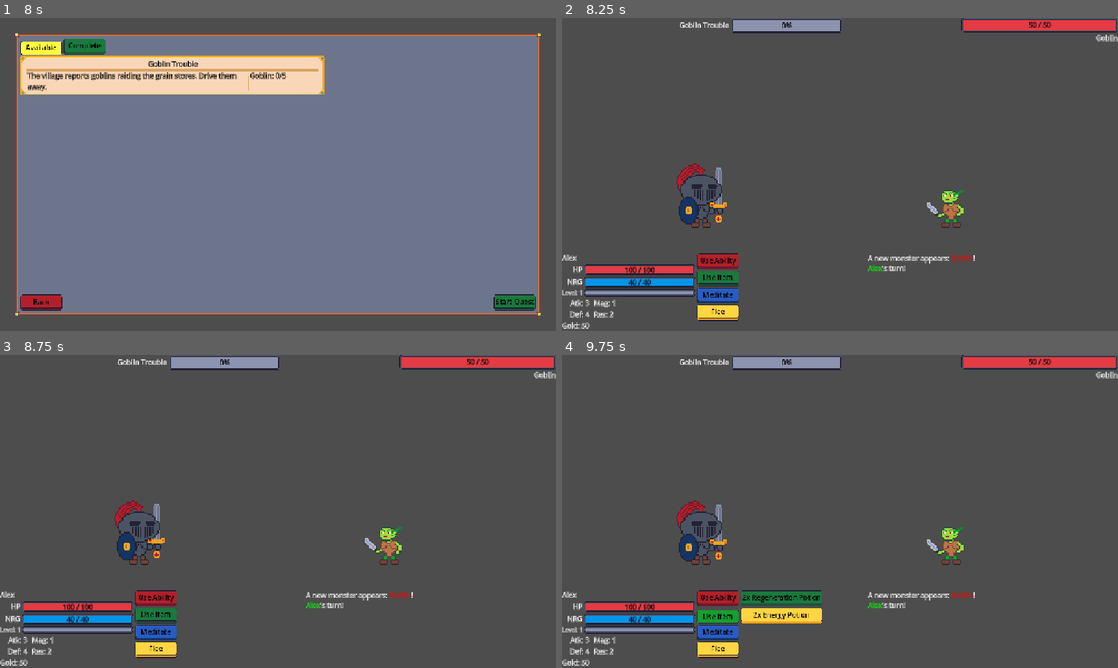
Above: before the commit, frames 1-4 (two rows, left to right).
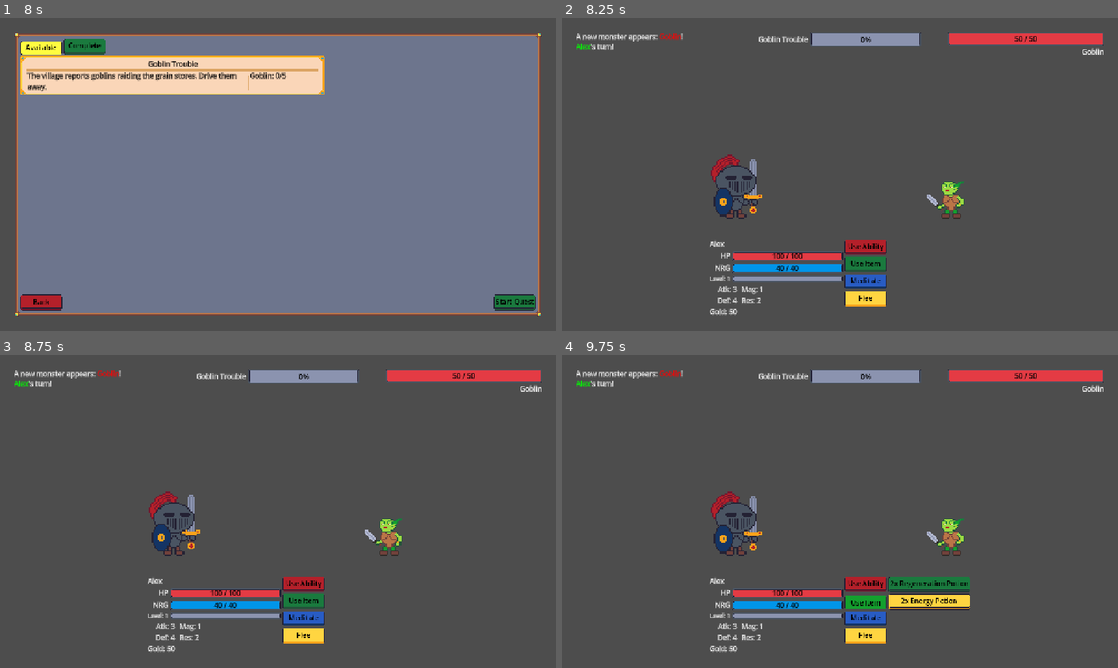
Above: after the commit, the same moments.

Repository: navtges3/PixelValley
Game: Godot game, scene res://scenes/ui/screens/main_menu_screen.tscn
The game is run twice, just before and just after one commit, with the same random seed, the same clock (stepped at 60 frames per second) and the same inputs.
Inputs (mouse positions are in pixels of both pictures, inside the frame that each line leads up to):
- Up to frame 1 (8 s): click "New Game" at 0.5 s; click (305, 215) at 1.27 s; type "Alex" at 1.35 s; click (216, 146) at 2.02 s; click "Create Hero" at 2.75 s; click "Empty Slot" at 3.5 s; click "Quests" at 4.25 s; click "Available" at 5 s; click "Complete" at 5.75 s; click "Available" at 6.5 s; click (172, 74) at 7.25 s
- Up to frame 2 (8.25 s): click "Start Quest" at 8 s
- Up to frame 3 (8.75 s): no input
- Up to frame 4 (9.75 s): click "Use Ability" at 8.75 s; click "Use Item" at 9.5 s

Frame 1 is identical in both runs. In frame 2, 13% of the frame differs, in the area x 0-100%, y 0-100%; in frame 3, 13%; in frame 4, 15%.

Commit message:
Refactor battle screen layout and update node paths for improved UI structure

Diff:
--- a/scenes/ui/screens/battle_screen.tscn
+++ b/scenes/ui/screens/battle_screen.tscn
@@ -22,33 +22,48 @@
 script = ExtResource("1_ihhiw")
 
 [node name="HeroSlot" type="Marker2D" parent="." unique_id=1425626208]
-position = Vector2(320, 500)
+position = Vector2(400, 480)
 
 [node name="MonsterSlot" type="Marker2D" parent="." unique_id=1177753450]
-position = Vector2(896, 500)
+position = Vector2(896, 480)
 
-[node name="TopBar" type="HBoxContainer" parent="." unique_id=450098864]
+[node name="MarginContainer" type="MarginContainer" parent="." unique_id=552745420]
 layout_mode = 1
-anchors_preset = -1
+anchors_preset = 15
 anchor_right = 1.0
+anchor_bottom = 1.0
+grow_horizontal = 2
+grow_vertical = 2
+theme_override_constants/margin_left = 32
+theme_override_constants/margin_top = 32
+theme_override_constants/margin_right = 32
+theme_override_constants/margin_bottom = 32
+
+[node name="BattleLog" type="RichTextLabel" parent="MarginContainer" unique_id=1459385711]
+custom_minimum_size = Vector2(300, 300)
+layout_mode = 2
+size_flags_horizontal = 0
 size_flags_vertical = 0
+scroll_following = true
 
-[node name="QuestProgressBar" parent="TopBar" unique_id=786005872 instance=ExtResource("3_ihhiw")]
+[node name="QuestProgressBar" parent="MarginContainer" unique_id=786005872 instance=ExtResource("3_ihhiw")]
 layout_mode = 2
 size_flags_horizontal = 6
 size_flags_vertical = 0
 
-[node name="VBoxContainer" type="VBoxContainer" parent="TopBar" unique_id=12366038]
+[node name="VBoxContainer" type="VBoxContainer" parent="MarginContainer" unique_id=12366038]
 layout_mode = 2
+size_flags_horizontal = 8
+size_flags_vertical = 0
 
-[node name="MonsterHealthBar" type="ProgressBar" parent="TopBar/VBoxContainer" unique_id=520036926]
+[node name="MonsterHealthBar" type="ProgressBar" parent="MarginContainer/VBoxContainer" unique_id=520036926]
 custom_minimum_size = Vector2(360, 32)
 layout_mode = 2
 theme = ExtResource("3_pxpkm")
 value = 75.0
 show_percentage = false
 
-[node name="MonsterHealthBarLabel" type="Label" parent="TopBar/VBoxContainer/MonsterHealthBar" unique_id=208181708]
+[node name="MonsterHealthBarLabel" type="Label" parent="MarginContainer/VBoxContainer/MonsterHealthBar" unique_id=208181708]
 layout_mode = 1
 anchors_preset = 8
 anchor_left = 0.5
@@ -64,69 +79,61 @@
 theme_override_colors/font_color = Color(0, 0, 0, 1)
 text = "75/100"
 
-[node name="MonsterLabel" type="Label" parent="TopBar/VBoxContainer" unique_id=420102121]
+[node name="MonsterLabel" type="Label" parent="MarginContainer/VBoxContainer" unique_id=420102121]
 layout_mode = 2
 text = "Monster Name"
 horizontal_alignment = 2
 
-[node name="ActionArea" type="HBoxContainer" parent="." unique_id=337684969]
-layout_mode = 1
-anchors_preset = -1
-anchor_top = 1.0
-anchor_right = 1.0
-anchor_bottom = 1.0
-grow_vertical = 0
+[node name="ActionArea" type="HBoxContainer" parent="MarginContainer" unique_id=337684969]
+custom_minimum_size = Vector2(600, 0)
+layout_mode = 2
+size_flags_horizontal = 4
+size_flags_vertical = 8
 
-[node name="HeroInfo" parent="ActionArea" unique_id=1121426668 instance=ExtResource("3_e8mee")]
+[node name="HeroInfo" parent="MarginContainer/ActionArea" unique_id=1121426668 instance=ExtResource("3_e8mee")]
 layout_mode = 2
 
-[node name="LeftPanel" type="VBoxContainer" parent="ActionArea" unique_id=756459339]
+[node name="LeftPanel" type="VBoxContainer" parent="MarginContainer/ActionArea" unique_id=756459339]
 layout_mode = 2
 
-[node name="AbilityButton" type="Button" parent="ActionArea/LeftPanel" unique_id=598476712]
+[node name="AbilityButton" type="Button" parent="MarginContainer/ActionArea/LeftPanel" unique_id=598476712]
 custom_minimum_size = Vector2(96, 32)
 layout_mode = 2
 theme = ExtResource("7_iw40k")
 toggle_mode = true
 text = "Use Ability"
 
-[node name="ItemButton" type="Button" parent="ActionArea/LeftPanel" unique_id=110423753]
+[node name="ItemButton" type="Button" parent="MarginContainer/ActionArea/LeftPanel" unique_id=110423753]
 custom_minimum_size = Vector2(96, 32)
 layout_mode = 2
 theme = ExtResource("8_qmdt6")
 toggle_mode = true
 text = "Use Item"
 
-[node name="MeditateButton" type="Button" parent="ActionArea/LeftPanel" unique_id=1755693489]
+[node name="MeditateButton" type="Button" parent="MarginContainer/ActionArea/LeftPanel" unique_id=1755693489]
 custom_minimum_size = Vector2(96, 32)
 layout_mode = 2
 tooltip_text = "Restore health and energy."
 theme = ExtResource("9_06vtu")
 text = "Meditate"
 
-[node name="FleeButton" type="Button" parent="ActionArea/LeftPanel" unique_id=2132098312]
+[node name="FleeButton" type="Button" parent="MarginContainer/ActionArea/LeftPanel" unique_id=2132098312]
 custom_minimum_size = Vector2(96, 32)
 layout_mode = 2
 theme = ExtResource("10_c2ins")
 text = "Flee"
 
-[node name="MiddlePanel" type="ScrollContainer" parent="ActionArea" unique_id=121735259]
+[node name="MiddlePanel" type="ScrollContainer" parent="MarginContainer/ActionArea" unique_id=121735259]
 layout_mode = 2
 horizontal_scroll_mode = 0
 
-[node name="OptionList" type="VBoxContainer" parent="ActionArea/MiddlePanel" unique_id=781619579]
+[node name="OptionList" type="VBoxContainer" parent="MarginContainer/ActionArea/MiddlePanel" unique_id=781619579]
 layout_mode = 2
 size_flags_vertical = 3
 
-[node name="Button" type="Button" parent="ActionArea/MiddlePanel/OptionList" unique_id=1920686518]
+[node name="Button" type="Button" parent="MarginContainer/ActionArea/MiddlePanel/OptionList" unique_id=1920686518]
 layout_mode = 2
 text = "This is an Ability"
-
-[node name="BattleLog" type="RichTextLabel" parent="ActionArea" unique_id=1459385711]
-custom_minimum_size = Vector2(576, 0)
-layout_mode = 2
-size_flags_horizontal = 10
-scroll_following = true
 
 [node name="BattleManager" type="Node" parent="." unique_id=973972740]
 script = ExtResource("11_o00jr")
@@ -137,10 +144,10 @@
 [node name="QuestCompleteWindow" parent="." unique_id=1401141905 instance=ExtResource("11_yj4kj")]
 visible = false
 
-[connection signal="toggled" from="ActionArea/LeftPanel/AbilityButton" to="." method="_on_ability_button_toggled"]
-[connection signal="toggled" from="ActionArea/LeftPanel/ItemButton" to="." method="_on_item_button_toggled"]
-[connection signal="pressed" from="ActionArea/LeftPanel/MeditateButton" to="." method="_on_meditate_button_pressed"]
-[connection signal="pressed" from="ActionArea/LeftPanel/FleeButton" to="." method="_on_flee_button_pressed"]
+[connection signal="toggled" from="MarginContainer/ActionArea/LeftPanel/AbilityButton" to="." method="_on_ability_button_toggled"]
+[connection signal="toggled" from="MarginContainer/ActionArea/LeftPanel/ItemButton" to="." method="_on_item_button_toggled"]
+[connection signal="pressed" from="MarginContainer/ActionArea/LeftPanel/MeditateButton" to="." method="_on_meditate_button_pressed"]
+[connection signal="pressed" from="MarginContainer/ActionArea/LeftPanel/FleeButton" to="." method="_on_flee_button_pressed"]
 [connection signal="battle_log_updated" from="BattleManager" to="." method="_on_battle_log_updated"]
 [connection signal="hero_attacking" from="BattleManager" to="." method="_on_hero_attacking"]
 [connection signal="hero_defeated" from="BattleManager" to="." method="_on_hero_defeated"]
--- a/scripts/ui/screens/battle_screen.gd
+++ b/scripts/ui/screens/battle_screen.gd
@@ -1,28 +1,34 @@
 extends Control
-
-@onready var battle_manager = $BattleManager
-
-@onready var monster_slain_window: Window = $MonsterSlainWindow
-@onready var quest_complete_window: Window = $QuestCompleteWindow
-
-# Top Bar
-@onready var quest_bar = $TopBar/QuestProgressBar
-@onready var monster_health_bar: ProgressBar = $TopBar/VBoxContainer/MonsterHealthBar
-@onready var monster_health_bar_label: Label = $TopBar/VBoxContainer/MonsterHealthBar/MonsterHealthBarLabel
-@onready var monster_label: Label = $TopBar/VBoxContainer/MonsterLabel
-
-# Action Area
-@onready var hero_info: HeroInfo = $ActionArea/HeroInfo
-@onready var ability_button = $ActionArea/LeftPanel/AbilityButton
-@onready var item_button = $ActionArea/LeftPanel/ItemButton
-@onready var meditate_button = $ActionArea/LeftPanel/MeditateButton
-@onready var flee_button = $ActionArea/LeftPanel/FleeButton
-
-@onready var option_list = $ActionArea/MiddlePanel/OptionList
 
 const ABILITY_BUTTON = preload("res://scenes/ui/components/ability_button.tscn")
 const ITEM_BUTTON = preload("res://scenes/ui/components/item_button.tscn")
 const BATTLE_CHARACTER = preload("res://scenes/ui/components/battle_character.tscn")
+
+@onready var battle_manager = $BattleManager
+
+# Popup Windows
+@onready var monster_slain_window: Window = $MonsterSlainWindow
+@onready var quest_complete_window: Window = $QuestCompleteWindow
+
+@onready var battle_log: RichTextLabel = $MarginContainer/BattleLog
+
+@onready var quest_bar: HBoxContainer = $MarginContainer/QuestProgressBar
+
+# Monster Info
+@onready var monster_health_bar: ProgressBar = $MarginContainer/VBoxContainer/MonsterHealthBar
+@onready var monster_health_bar_label: Label = $MarginContainer/VBoxContainer/MonsterHealthBar/MonsterHealthBarLabel
+@onready var monster_label: Label = $MarginContainer/VBoxContainer/MonsterLabel
+
+
+# Action Area
+@onready var hero_info: HeroInfo = $MarginContainer/ActionArea/HeroInfo
+# Action Buttons
+@onready var ability_button: Button = $MarginContainer/ActionArea/LeftPanel/AbilityButton
+@onready var item_button: Button = $MarginContainer/ActionArea/LeftPanel/ItemButton
+@onready var meditate_button: Button = $MarginContainer/ActionArea/LeftPanel/MeditateButton
+@onready var flee_button: Button = $MarginContainer/ActionArea/LeftPanel/FleeButton
+# Action Options
+@onready var option_list: VBoxContainer = $MarginContainer/ActionArea/MiddlePanel/OptionList
 
 var battle_config: BattleConfig
 var hero_visual: BattleCharacter
@@ -89,7 +95,7 @@
 	monster_slain_window.popup_centered()
 
 func _on_battle_log_updated(msg: String) -> void:
-	$ActionArea/BattleLog.append_text(msg)
+	battle_log.append_text(msg)
 
 func _on_ability_button_toggled(button_pressed: bool):
 	if button_pressed:
